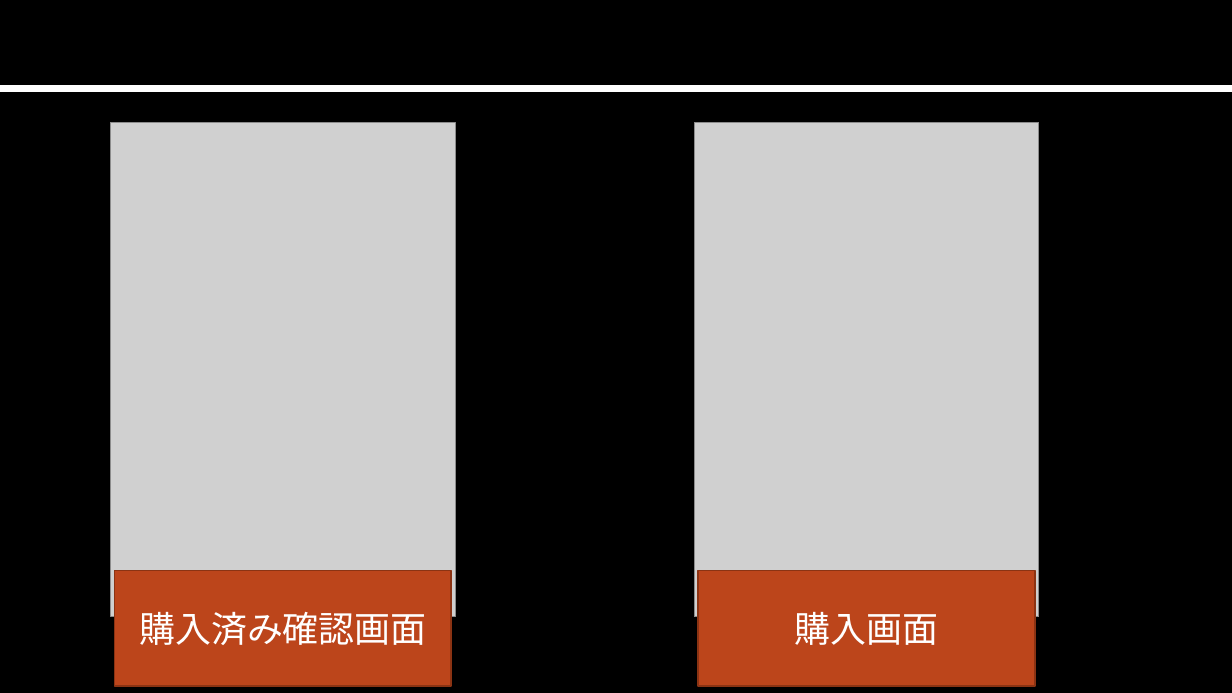
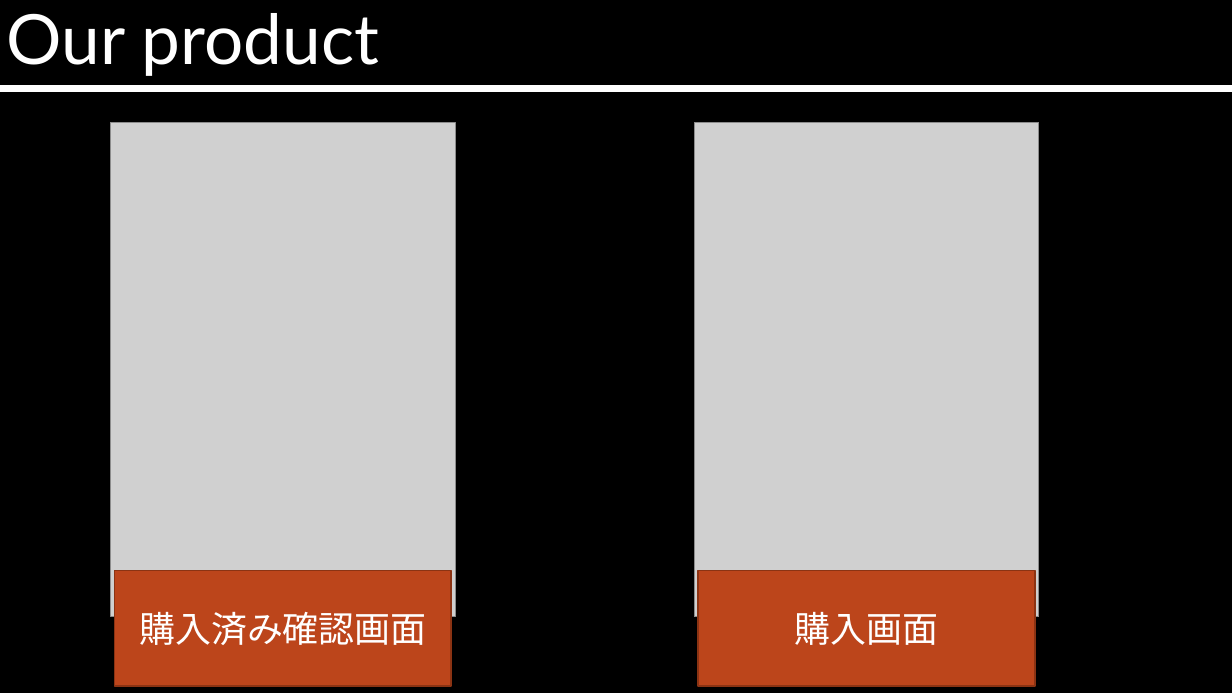
Before and after one commit to FunabikiKeisuke/Hack-U, a slide deck: slide 4 of powerpoint/一人に一台食券機の時代.pptx. Drawn at 1232x693 pixels with LibreOffice and Linux fonts; fonts in the diff are those of the drawing; grey boxes stand for pictures; background and template pictures are left out. Boxes give left, top, right and bottom in pixels: in the first picture for what was removed or moved away, otherwise in the second. Text is boxed around its words. In the diff, an @@ line names an element or a change of style, - is before the commit and + after.

Commit message:
a
a

```diff
--- a/powerpoint/一人に一台食券機の時代.pptx
+++ b/powerpoint/一人に一台食券機の時代.pptx
@@ text added at [7,13,379,76], 54 pt, text #FFFFFF @@
+Our product
```
